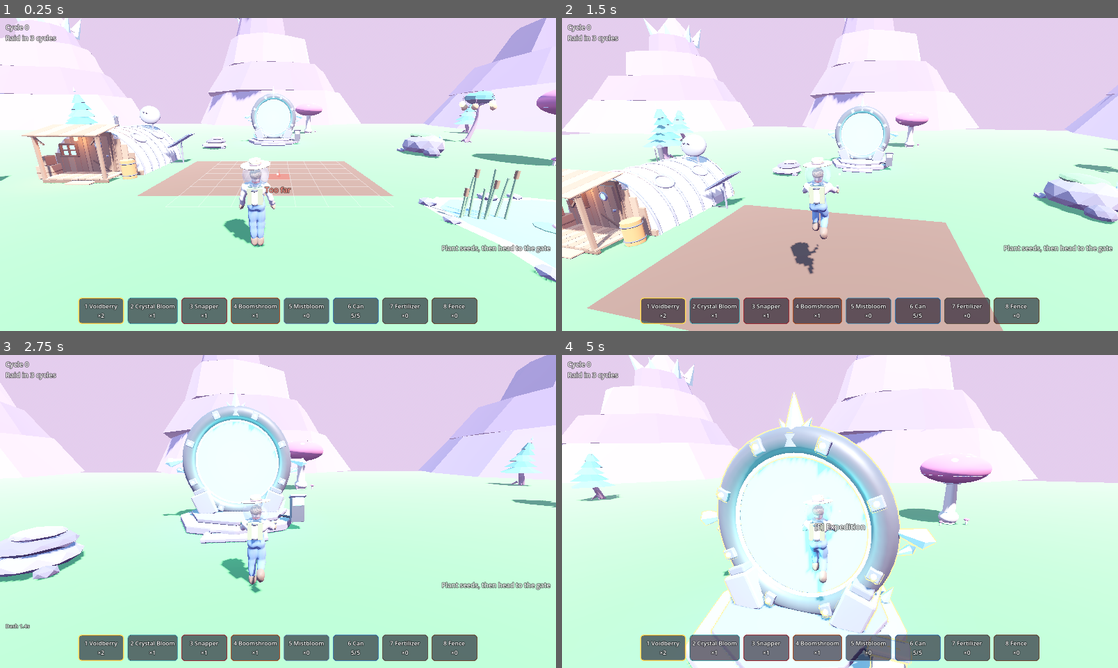
Above: before the commit, frames 1-4 (two rows, left to right).
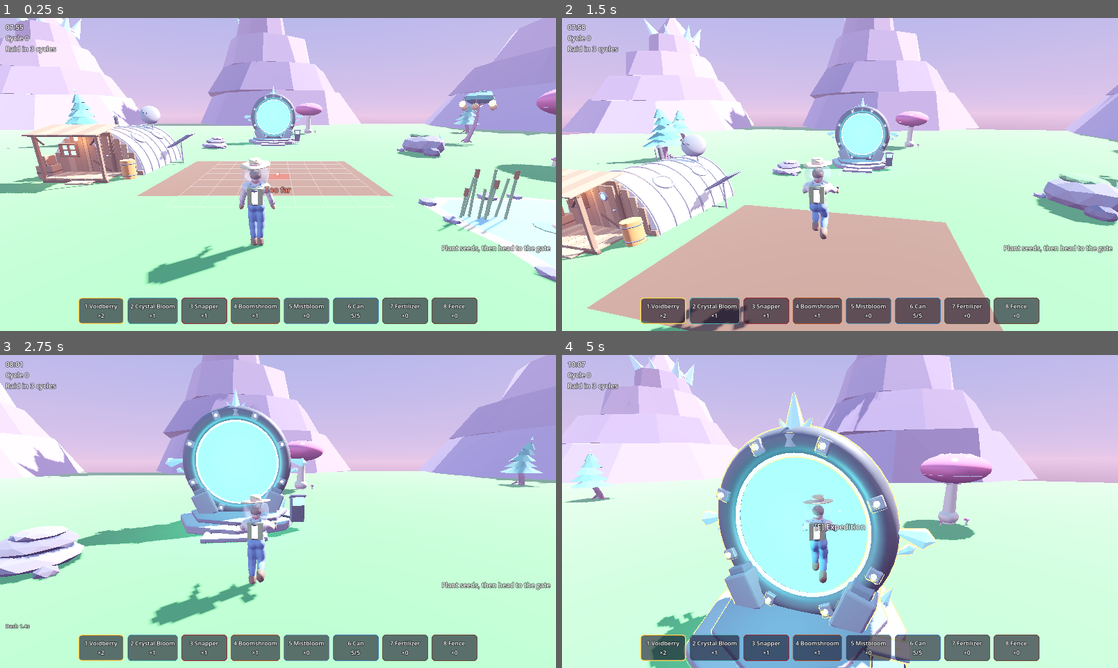
Above: after the commit, the same moments.

Repository: Ostrowin/AstroFarmer
Game: Godot game, scene res://scenes/main.tscn
Two runs of this game, one before a commit and one after it. Both use one fixed random seed, a clock stepped at 60 frames per second and the inputs below.
Inputs (mouse positions are in pixels of both pictures, inside the frame that each line leads up to):
- Up to frame 1 (0.25 s): no input
- Up to frame 2 (1.5 s): tap Enter (ui_accept) at 0.5 s; move the mouse to (867, 174) at 0.52 s; hold Q (scan) 0.53-1.28 s; hold W (move_forward) from 0.53 s (still down); click (867, 174) at 0.67 s; tap Space (jump) at 0.77, 1.07 s; move the mouse to (812, 174) at 1.27 s; tap R (cycle_offhand) at 1.35 s
- Up to frame 3 (2.75 s): keep holding W (move_forward); tap Space (jump) at 1.52, 1.82 s; tap Q (scan) at 1.55 s; move the mouse to (289, 505) at 2.02 s; hold Q (scan) from 2.03 s (still down); tap Shift (dash) at 2.1 s
- Up to frame 4 (5 s): keep holding W (move_forward); move the mouse to (834, 517) at 2.77 s; release Q (scan) at 2.78 s; tap Mouse wheel down (hotbar_next) at 2.85 s; click (834, 517) at 2.92 s; tap Space (jump) at 3.02, 3.32, 3.77, 4.07, 4.52, 4.82 s; tap Q (scan) at 3.05, 3.8, 4.55 s; move the mouse to (878, 514) at 3.52 s; hold Mouse wheel up (hotbar_prev) 3.53-4.28 s; tap F8 (debug_skip_time, bound only after the commit) at 4.15 s; move the mouse to (795, 508) at 4.27 s; tap E (interact) at 4.35 s

The runs differ from the first frame. In frame 1, 28% of the frame differs, in the area x 0-100%, y 0-86%; in frame 2, 26%; in frame 3, 32%; in frame 4, 46%, in the area x 0-100%, y 0-100%.

Commit message:
niight and day

Diff:
--- a/project.godot
+++ b/project.godot
@@ -77,6 +77,11 @@
 debug_next_cycle={
 "deadzone": 0.2,
 "events": [Object(InputEventKey,"resource_local_to_scene":false,"resource_name":"","device":16,"window_id":0,"alt_press …(195 unchanged characters)…
+]
+}
+debug_skip_time={
+"deadzone": 0.2,
+"events": [Object(InputEventKey,"resource_local_to_scene":false,"resource_name":"","device":16,"window_id":0,"alt_pressed":false,"shift_pressed":false,"ctrl_pressed":false,"meta_pressed":false,"pressed":false,"keycode":0,"physical_keycode":4194339,"key_label":0,"unicode":0,"location":0,"echo":false,"script":null)
 ]
 }
 debug_new_game={
--- a/scripts/autoload/game_state.gd
+++ b/scripts/autoload/game_state.gd
@@ -69,6 +69,36 @@
 var last_run_report: Dictionary = {}
 ## Cykle do rozliczenia przez farmę po powrocie do bazy.
 var pending_cycles: int = 0
+## Pora doby 0..1 (0 = północ, 0.25 = świt, 0.5 = południe, 0.75 = zmierzch).
+## Płynie w czasie rzeczywistym w bazie i na wyprawie (DayNight), niezależnie od cykli.
+var time_of_day: float = START_TIME
+
+
+## Doba trwa 10 minut czasu rzeczywistego. Gra zaczyna się rano.
+const DAY_SECONDS := 600.0
+const START_TIME := 0.33
+
+
+func advance_time(seconds: float) -> void:
+	time_of_day = fposmod(time_of_day + seconds / DAY_SECONDS, 1.0)
+
+
+## Zegar "HH:MM" dla HUD.
+static func clock_text(t: float) -> String:
+	var minutes := int(fposmod(t, 1.0) * 1440.0)
+	return "%02d:%02d" % [minutes / 60, minutes % 60]
+
+
+## 0 w dzień, 1 w pełnej nocy, płynnie o świcie (0.21-0.29) i o zmierzchu (0.71-0.79).
+static func night_amount(t: float) -> float:
+	t = fposmod(t, 1.0)
+	if t < 0.21 or t > 0.79:
+		return 1.0
+	if t < 0.29:
+		return 1.0 - smoothstep(0.21, 0.29, t)
+	if t > 0.71:
+		return smoothstep(0.71, 0.79, t)
+	return 0.0
 
 
 func _ready() -> void:
@@ -78,6 +108,7 @@
 ## Czyści cały stan (puste konto, używane też w testach).
 func reset() -> void:
 	cycle = 0
+	time_of_day = START_TIME
 	discoveries.clear()
 	research.clear()
 	resources.clear()
@@ -332,6 +363,7 @@
 		"upgrades": upgrades.keys().map(func(k): return String(k)),
 		"raid_pressure": raid_pressure,
 		"pending_cycles": pending_cycles,
+		"time_of_day": time_of_day,
 	}
 
 
@@ -339,6 +371,7 @@
 	reset()
 	# JSON zamienia liczby całkowite na float, więc wszędzie rzutujemy na int.
 	cycle = int(data.get("cycle", 0))
+	time_of_day = fposmod(float(data.get("time_of_day", START_TIME)), 1.0)
 	for id in data.get("discoveries", []):
 		discoveries[StringName(id)] = true
 	var saved_research: Dictionary = data.get("research", {})
--- a/scripts/expedition/expedition.gd
+++ b/scripts/expedition/expedition.gd
@@ -59,6 +59,7 @@
 @onready var _sun: DirectionalLight3D = $Sun
 
 var _environment: Environment
+var day_night: DayNight
 ## Mnożnik tempa Przebudzenia (danie z kuchni).
 var _awakening_rate := 1.0
 var _inventory: InventoryPanel
@@ -71,6 +72,10 @@
 	var world_env := $WorldEnvironment as WorldEnvironment
 	_environment = world_env.environment.duplicate(true)
 	world_env.environment = _environment
+	day_night = DayNight.new()
+	day_night.name = "DayNight"
+	add_child(day_night)
+	day_night.setup(_environment, _sun)
 	# Uruchomiona bezpośrednio z edytora (F6): wyprawa testowa bez wyposażenia.
 	run = GameState.run if GameState.run else GameState.start_run({})
 	_spawn_world()
@@ -175,8 +180,7 @@
 
 ## Poziom 2: mgła, Mgliste źródło, nasiono Mgielnika i dodatkowe znajdźki.
 func _apply_level_2() -> void:
-	_environment.fog_density = 0.012
-	_environment.fog_light_color = Color(0.7, 0.8, 0.95)
+	day_night.mist = 1.0
 	var spring := MistySpring.new()
 	spring.position = SPRING_POSITION
 	_level.add_child(spring)
@@ -279,16 +283,9 @@
 			_weather(0.035, 0.45, Color(1.0, 0.4, 0.35), Color(0.55, 0.15, 0.2))
 
 
+## Pogoda nakłada się na porę doby (DayNight robi płynne przejście).
 func _weather(fog: float, light: float, light_color: Color, fog_color: Color) -> void:
-	var tween := create_tween().set_parallel()
-	tween.tween_property(_environment, "fog_density", fog, 4.0)
-	tween.tween_property(_environment, "fog_light_color", fog_color, 4.0)
-	tween.tween_property(_sun, "light_energy", light, 4.0)
-	tween.tween_property(_sun, "light_color", light_color, 4.0)
-	var sky := _environment.sky.sky_material as ProceduralSkyMaterial
-	if sky:
-		tween.tween_property(sky, "sky_top_color", fog_color.darkened(0.4), 4.0)
-		tween.tween_property(sky, "sky_horizon_color", fog_color, 4.0)
+	day_night.set_weather(fog, light, light_color, fog_color)
 
 
 # --- Koniec wyprawy ----------------------------------------------------------
--- /dev/null
+++ b/scripts/fx/day_night.gd
@@ -0,0 +1,207 @@
+class_name DayNight
+extends Node
+## Pora doby: pcha zegar GameState i co klatkę ustawia niebo, słońce/księżyc,
+## mgłę i światło otoczenia. Dzień każdej sceny zostaje taki, jak w scenie;
+## świt, zmierzch i noc są wspólne. Pogoda wyprawy (burza) i mgła poziomu 2
+## nakładają się na porę doby.
+
+const SKY_SHADER := """
+shader_type sky;
+uniform vec3 top_color = vec3(0.3, 0.5, 0.9);
+uniform vec3 horizon_color = vec3(0.9, 0.7, 0.8);
+uniform vec3 ground_color = vec3(0.2, 0.16, 0.3);
+uniform float stars = 0.0;
+uniform float sun_disc = 1.0;
+uniform vec3 sun_color = vec3(1.0, 0.95, 0.85);
+uniform vec3 moon_dir = vec3(0.35, 0.5, -0.8);
+uniform vec3 moon2_dir = vec3(-0.6, 0.3, -0.7);
+
+float hash(vec3 p) {
+	p = fract(p * 0.3183099 + 0.1);
+	p *= 17.0;
+	return fract(p.x * p.y * p.z * (p.x + p.y + p.z));
+}
+
+void sky() {
+	vec3 col;
+	if (EYEDIR.y >= 0.0) {
+		col = mix(horizon_color, top_color, pow(clamp(EYEDIR.y, 0.0, 1.0), 0.5));
+		vec3 cell = floor(EYEDIR * 220.0);
+		float star = step(0.9965, hash(cell)) * smoothstep(0.0, 0.25, EYEDIR.y);
+		col += vec3(star) * (0.5 + 0.5 * hash(cell + 3.0)) * stars;
+		float d = dot(EYEDIR, normalize(moon_dir));
+		col += vec3(0.85, 0.9, 1.0) * smoothstep(0.9988, 0.9992, d) * 1.4 * stars;
+		col += vec3(0.2, 0.25, 0.45) * pow(max(d, 0.0), 60.0) * 0.4 * stars;
+		col += vec3(0.75, 0.5, 1.0) * smoothstep(0.99965, 0.9998, dot(EYEDIR, normalize(moon2_dir))) * stars;
+		if (LIGHT0_ENABLED) {
+			float s = dot(EYEDIR, LIGHT0_DIRECTION);
+			col += sun_color * smoothstep(0.9993, 0.9996, s) * 2.0 * sun_disc;
+			col += sun_color * pow(max(s, 0.0), 40.0) * 0.25 * sun_disc;
+		}
+	} else {
+		col = mix(horizon_color, ground_color, clamp(-EYEDIR.y * 4.0, 0.0, 1.0));
+	}
+	COLOR = col;
+}
+"""
+
+## Kierunek księżyca (światło nocą pada z tej strony).
+const MOON_DIR := Vector3(0.35, 0.5, -0.8)
+
+# Paleta: świt, zmierzch, noc. Dzień czytany ze sceny w setup().
+const DAWN := {
+	"top": Color(0.3, 0.35, 0.65), "horizon": Color(1.0, 0.68, 0.58), "ground": Color(0.2, 0.15, 0.25),
+	"fog": Color(0.9, 0.7, 0.75), "fog_density": 0.005, "ambient": 0.7,
+	"light": Color(1.0, 0.75, 0.6), "energy": 0.7, "glow": 0.8,
+}
+const DUSK := {
+	"top": Color(0.22, 0.2, 0.48), "horizon": Color(1.0, 0.5, 0.35), "ground": Color(0.2, 0.12, 0.2),
+	"fog": Color(0.95, 0.55, 0.45), "fog_density": 0.005, "ambient": 0.65,
+	"light": Color(1.0, 0.6, 0.35), "energy": 0.7, "glow": 0.8,
+}
+## Noc prawie czarna: widać tylko sylwetki gór na tle gwiazd, latarkę i to, co samo świeci
+## (później bioluminescencja). Światło otoczenia nocą nie pochodzi z nieba, tylko z NIGHT_AMBIENT.
+const NIGHT := {
+	"top": Color(0.004, 0.005, 0.02), "horizon": Color(0.018, 0.016, 0.045), "ground": Color(0.005, 0.005, 0.01),
+	"fog": Color(0.004, 0.004, 0.01), "fog_density": 0.02, "ambient": 1.0,
+	"light": Color(0.5, 0.6, 1.0), "energy": 0.012, "glow": 1.3,
+}
+const NIGHT_AMBIENT := Color(0.004, 0.005, 0.01)
+
+## Czy ten węzeł pcha zegar (w testach można wyłączyć).
+var drive_clock := true
+## Mgła poziomu 2 (0..1).
+var mist := 0.0
+
+var _env: Environment
+var _sun: DirectionalLight3D
+var _sky_mat: ShaderMaterial
+var _day: Dictionary = {}
+var _weather_from: Dictionary = {}
+var _weather_to: Dictionary = {}
+var _weather_t := 1.0
+
+
+func setup(env: Environment, sun: DirectionalLight3D) -> void:
+	_env = env
+	_sun = sun
+	var day_sky: ProceduralSkyMaterial = null
+	if env.sky:
+		day_sky = env.sky.sky_material as ProceduralSkyMaterial
+	_day = {
+		"top": day_sky.sky_top_color if day_sky else Color(0.32, 0.5, 0.86),
+		"horizon": day_sky.sky_horizon_color if day_sky else Color(0.86, 0.66, 0.82),
+		"ground": day_sky.ground_bottom_color if day_sky else Color(0.2, 0.16, 0.3),
+		"fog": env.fog_light_color, "fog_density": env.fog_density, "ambient": env.ambient_light_energy,
+		"light": sun.light_color, "energy": sun.light_energy, "glow": env.glow_intensity,
+	}
+	_sky_mat = ShaderMaterial.new()
+	var shader := Shader.new()
+	shader.code = SKY_SHADER
+	_sky_mat.shader = shader
+	_sky_mat.set_shader_parameter("moon_dir", MOON_DIR)
+	var sky := Sky.new()
+	sky.sky_material = _sky_mat
+	env.sky = sky
+	env.fog_sky_affect = 0.15
+	_weather_from = _no_weather()
+	_weather_to = _no_weather()
+	apply(GameState.time_of_day)
+
+
+## Pogoda wyprawy: płynne przejście w 4 s do nowej mgły i światła.
+func set_weather(fog_density: float, light_scale: float, light_color: Color, fog_color: Color) -> void:
+	_weather_from = _current_weather()
+	_weather_to = {"mix": 1.0, "fog_density": fog_density, "scale": light_scale, "light": light_color, "fog": fog_color}
+	_weather_t = 0.0
+
+
+func _process(delta: float) -> void:
+	if drive_clock:
+		GameState.advance_time(delta)
+	if _weather_t < 1.0:
+		_weather_t = minf(_weather_t + delta / 4.0, 1.0)
+	if _env:
+		apply(GameState.time_of_day)
+
+
+func _unhandled_input(event: InputEvent) -> void:
+	# Debug: F8 przesuwa zegar o 2 godziny.
+	if event.is_action_pressed("debug_skip_time"):
+		GameState.advance_time(GameState.DAY_SECONDS / 12.0)
+
+
+## Paleta dla pory doby t (0..1).
+static func palette(t: float, day: Dictionary) -> Dictionary:
+	t = fposmod(t, 1.0)
+	# Klatki kluczowe: noc -> świt -> dzień -> zmierzch -> noc.
+	var keys := [[0.0, NIGHT], [0.21, NIGHT], [0.25, DAWN], [0.3, day], [0.7, day], [0.75, DUSK], [0.79, NIGHT], [1.0, NIGHT]]
+	for i in keys.size() - 1:
+		var a: Array = keys[i]
+		var b: Array = keys[i + 1]
+		if t <= b[0]:
+			var k := smoothstep(0.0, 1.0, (t - a[0]) / maxf(b[0] - a[0], 0.0001))
+			return _mix(a[1], b[1], k)
+	return NIGHT.duplicate()
+
+
+func apply(t: float) -> void:
+	var p := palette(t, _day)
+	var night := GameState.night_amount(t)
+	var w := _current_weather()
+	var wm: float = w["mix"]
+	# Pogoda przyciemniona nocą, żeby burza w nocy nie świeciła.
+	var bright := 1.0 - night * 0.9
+	var fog_color: Color = (p["fog"] as Color).lerp((w["fog"] as Color) * bright, wm)
+	var top: Color = (p["top"] as Color).lerp((w["fog"] as Color).darkened(0.4) * bright, wm)
+	var horizon: Color = (p["horizon"] as Color).lerp((w["fog"] as Color) * bright, wm)
+	if mist > 0.0:
+		fog_color = fog_color.lerp(Color(0.7, 0.8, 0.95) * bright, mist * 0.7)
+	_sky_mat.set_shader_parameter("top_color", Vector3(top.r, top.g, top.b))
+	_sky_mat.set_shader_parameter("horizon_color", Vector3(horizon.r, horizon.g, horizon.b))
+	var ground: Color = p["ground"]
+	_sky_mat.set_shader_parameter("ground_color", Vector3(ground.r, ground.g, ground.b))
+	_sky_mat.set_shader_parameter("stars", night * (1.0 - wm * 0.8))
+	_sky_mat.set_shader_parameter("sun_disc", 1.0 - night)
+	_env.fog_light_color = fog_color
+	_env.fog_density = lerpf(p["fog_density"], w["fog_density"], wm) + mist * 0.008
+	# Niebo jako źródło światła otoczenia rozjaśnia scenę nawet przy małej sile,
+	# więc nocą przechodzimy na prawie czarny kolor otoczenia.
+	_env.ambient_light_sky_contribution = 1.0 - night
+	_env.ambient_light_color = NIGHT_AMBIENT
+	_env.ambient_light_energy = p["ambient"]
+	_env.glow_intensity = p["glow"]
+	var light: Color = (p["light"] as Color).lerp(w["light"], wm * (1.0 - night))
+	_sun.light_color = light
+	_sun.light_energy = p["energy"] * lerpf(1.0, w["scale"], wm)
+	_sun.basis = Basis.looking_at(-_light_dir(t, night))
+
+
+## Kierunek, z którego pada światło: słońce po łuku w dzień, księżyc w nocy.
+static func _light_dir(t: float, night: float) -> Vector3:
+	var arc := clampf((fposmod(t, 1.0) - 0.22) / 0.56, 0.0, 1.0)
+	var elevation := sin(arc * PI) * deg_to_rad(62.0) + deg_to_rad(6.0)
+	var azimuth := lerpf(deg_to_rad(100.0), deg_to_rad(-100.0), arc)
+	var sun := Vector3(sin(azimuth) * cos(elevation), sin(elevation), -cos(azimuth) * cos(elevation))
+	return sun.lerp(MOON_DIR.normalized(), smoothstep(0.5, 1.0, night)).normalized()
+
+
+func _current_weather() -> Dictionary:
+	return _mix(_weather_from, _weather_to, smoothstep(0.0, 1.0, _weather_t))
+
+
+func _no_weather() -> Dictionary:
+	return {"mix": 0.0, "fog_density": _day.get("fog_density", 0.004), "scale": 1.0,
+		"light": _day.get("light", Color.WHITE), "fog": _day.get("fog", Color.WHITE)}
+
+
+static func _mix(a: Dictionary, b: Dictionary, k: float) -> Dictionary:
+	var out := {}
+	for key in a:
+		var va = a[key]
+		var vb = b.get(key, va)
+		if va is Color:
+			out[key] = (va as Color).lerp(vb, k)
+		else:
+			out[key] = lerpf(float(va), float(vb), k)
+	return out
--- a/scripts/main.gd
+++ b/scripts/main.gd
@@ -24,6 +24,7 @@
 var _collecting := false
 var _farm_lines: Array[String] = []
 var _raids: Array[Dictionary] = []
+var day_night: DayNight
 
 
 func _ready() -> void:
@@ -36,6 +37,7 @@
 			GameState.new_game()
 	_farm.load_from_state()
 	_player.global_position = _spawn.global_position
+	_setup_day_night()
 
 	_interaction = _player.interaction as PlayerInteraction
 	_interaction.farm = _farm
@@ -282,3 +284,13 @@
 	var error := GameState.save_game()
 	if error != OK:
 		push_warning("Could not save the game: %s" % error_string(error))
+
+
+## Pora doby w bazie: własna kopia środowiska (zasób sceny jest współdzielony).
+func _setup_day_night() -> void:
+	var world_env := $WorldEnvironment as WorldEnvironment
+	world_env.environment = world_env.environment.duplicate(true)
+	day_night = DayNight.new()
+	day_night.name = "DayNight"
+	add_child(day_night)
+	day_night.setup(world_env.environment, $Sun as DirectionalLight3D)
--- a/scripts/player/player.gd
+++ b/scripts/player/player.gd
@@ -50,8 +50,14 @@
 @onready var _spring_arm: SpringArm3D = $CameraPivot/CameraPitch/SpringArm3D
 
 
+## Latarka na hełmie: świeci tam, gdzie patrzy gracz; włącza się o zmierzchu.
+const FLASHLIGHT_ENERGY := 5.0
+var flashlight: SpotLight3D
+
+
 func _ready() -> void:
 	health = max_health
+	_build_flashlight()
 	_spring_arm.add_excluded_object(get_rid())
 	capture_mouse()
 	var model := _visual.get_node_or_null("Model")
@@ -62,6 +68,31 @@
 		if not _animator.setup(model):
 			_animator.queue_free()
 			_animator = null
+
+
+func _build_flashlight() -> void:
+	flashlight = SpotLight3D.new()
+	flashlight.name = "Flashlight"
+	flashlight.position = Vector3(0, 1.75, -0.3)
+	flashlight.rotation.x = deg_to_rad(-10.0)
+	flashlight.light_color = Color(1.0, 0.95, 0.82)
+	flashlight.spot_range = 24.0
+	flashlight.spot_angle = 30.0
+	flashlight.spot_attenuation = 0.6
+	flashlight.spot_angle_attenuation = 1.6
+	flashlight.shadow_enabled = true
+	_visual.add_child(flashlight)
+	_update_flashlight()
+
+
+func _update_flashlight() -> void:
+	var night := GameState.night_amount(GameState.time_of_day)
+	flashlight.visible = night > 0.05
+	flashlight.light_energy = FLASHLIGHT_ENERGY * night
+
+
+func _process(_delta: float) -> void:
+	_update_flashlight()
 
 
 func _unhandled_input(event: InputEvent) -> void:
--- a/scripts/ui/expedition_hud.gd
+++ b/scripts/ui/expedition_hud.gd
@@ -96,7 +96,7 @@
 
 
 func _status_text() -> String:
-	return ""
+	return GameState.clock_text(GameState.time_of_day)
 
 
 func _inventory_text() -> String:
--- a/scripts/ui/hud.gd
+++ b/scripts/ui/hud.gd
@@ -143,6 +143,8 @@
 		_move_label.text = "Dash %.1fs" % _tracked.dash_cooldown_left if _tracked.dash_cooldown_left > 0.0 else ""
 	# Szczegóły (magazyn / plecak) tylko przy przytrzymanym Tab.
 	_inventory.visible = details_visible()
+	# Zegar płynie co klatkę; reszta statusu i tak się nie zmienia między odświeżeniami.
+	_status.text = _status_text()
 
 
 ## Czy pokazać listę magazynu: tylko przy przytrzymanym Tab (na wyprawie Tab otwiera plecak).
@@ -189,7 +191,7 @@
 ## Nadpisywane w HUD wyprawy.
 func _status_text() -> String:
 	var raid_in := Raid.cycles_until(GameState.raid_pressure, GameState.planet_attention)
-	return "Cycle %d\nRaid in %s" % [GameState.cycle, Raid.cycles_text(raid_in)]
+	return "%s\nCycle %d\nRaid in %s" % [GameState.clock_text(GameState.time_of_day), GameState.cycle, Raid.cycles_text(raid_in)]
 
 
 ## Nadpisywane w HUD wyprawy.
--- a/tests/test_controls.gd
+++ b/tests/test_controls.gd
@@ -19,6 +19,7 @@
 	await _test_grid()
 	await _test_plant_models()
 	_test_migrations()
+	_test_clock()
 	await _test_expedition()
 
 	DirAccess.remove_absolute(ProjectSettings.globalize_path(TEST_SAVE))
@@ -124,11 +125,27 @@
 	var tree := player.get_node("Visual/Model/AnimationTree") as AnimationTree
 	_check(tree != null and tree.active, "AnimationTree działa")
 
+	# Pora doby na wyprawie: noc ciemna, latarka na hełmie; w dzień latarka zgaszona.
+	var day_night := expedition.get("day_night") as DayNight
+	_check(day_night != null, "wyprawa ma porę doby")
+	GameState.time_of_day = 0.0
+	await get_tree().process_frame
+	await get_tree().process_frame
+	var sun := expedition.get_node("Sun") as DirectionalLight3D
+	_check(player.flashlight.visible and player.flashlight.light_energy > 4.0, "noc: latarka na hełmie świeci")
+	var env := (expedition.get_node("WorldEnvironment") as WorldEnvironment).environment
+	_check(sun.light_energy < 0.05 and env.ambient_light_sky_contribution < 0.01, "noc: prawie czarno (księżyc %.3f)" % sun.light_energy)
+	GameState.time_of_day = 0.5
+	await get_tree().process_frame
+	await get_tree().process_frame
+	_check(not player.flashlight.visible and sun.light_energy > 0.5, "dzień: latarka zgaszona, jasno")
+
 	# Dash i bieg.
 	var start := player.global_position
 	_check(player.dash(Vector3.FORWARD), "dash działa")
 	_check(not player.dash(Vector3.FORWARD), "dash ma czas odnowienia")
-	await _frames(1)
+	# Sygnał physics_frame przychodzi przed _physics_process gracza, więc czekamy 2 kroki.
+	await _frames(2)
 	_check(player.animation_state() == &"Dash", "animacja dasha")
 	player.play_shoot()
 	await get_tree().process_frame
@@ -219,6 +236,23 @@
 	GameState.finish_run(false)
 
 
+# --- Zegar doby ---------------------------------------------------------------
+
+func _test_clock() -> void:
+	_check(GameState.clock_text(0.5) == "12:00" and GameState.clock_text(0.75) == "18:00", "zegar: 12:00 i 18:00")
+	_check(GameState.night_amount(0.0) == 1.0 and GameState.night_amount(0.5) == 0.0, "noc o północy, dzień w południe")
+	var dusk := GameState.night_amount(0.75)
+	_check(dusk > 0.0 and dusk < 1.0, "zmierzch: płynne przejście")
+	_check(DayNight.palette(0.0, DayNight.DAWN)["energy"] < 0.05 and DayNight.NIGHT_AMBIENT.get_luminance() < 0.01, "noc prawie czarna")
+	GameState.time_of_day = 0.99
+	GameState.advance_time(GameState.DAY_SECONDS * 0.02)
+	_check(GameState.time_of_day < 0.02, "doba zawija się po północy")
+	GameState.time_of_day = 0.9
+	var data := GameState.to_dict()
+	GameState.from_dict(data)
+	_check(is_equal_approx(GameState.time_of_day, 0.9), "pora doby w zapisie gry")
+
+
 # --- Pomocnicze --------------------------------------------------------------
 
 static func _count(parent: Node, class_label: String) -> int:
Binary file added: art/source/sketches/daynight_1_day.png
Binary file added: art/source/sketches/daynight_2_dusk.png
Binary file added: art/source/sketches/daynight_3_night.png
Binary file added: art/source/sketches/daynight_4_night_hut.png
Binary file added: art/source/sketches/daynight_5_night_sky.png
Binary file added: art/source/sketches/daynight_6_dusk_sky.png
Binary file added: art/source/sketches/daynight_7_night_meadow.png
Binary file added: art/source/sketches/daynight_8_night_den.png
Not shown, added: scripts/fx/day_night.gd.uid
Not shown, changed: Design_Zywa_Planeta.md
Not shown, changed: ToDo.md
